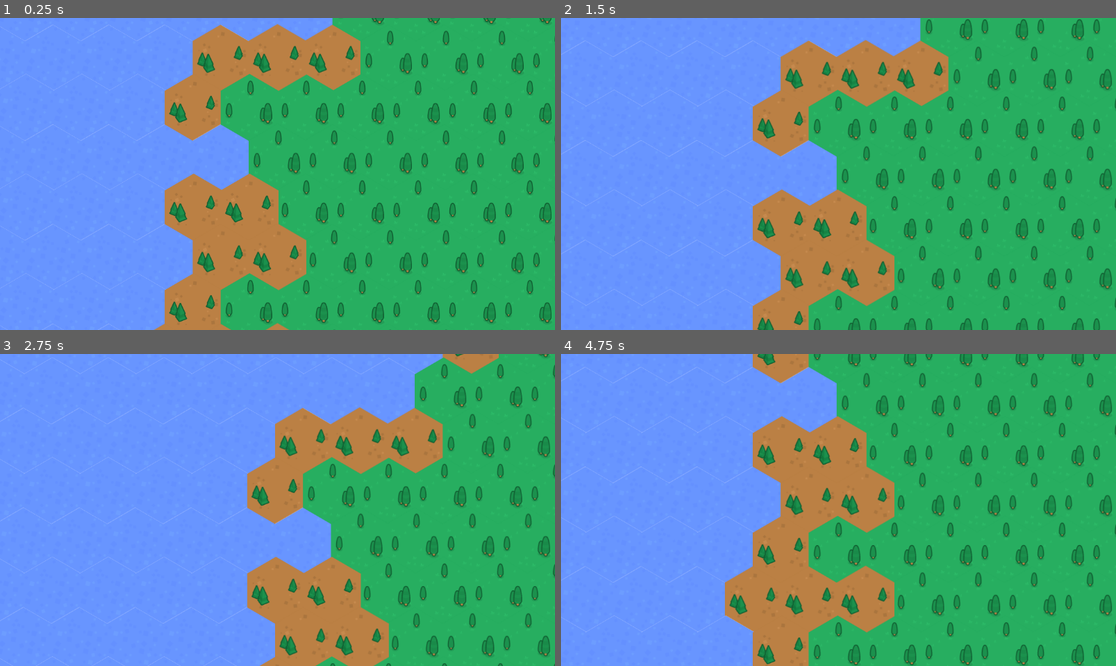
Above: before the commit, frames 1-4 (two rows, left to right).
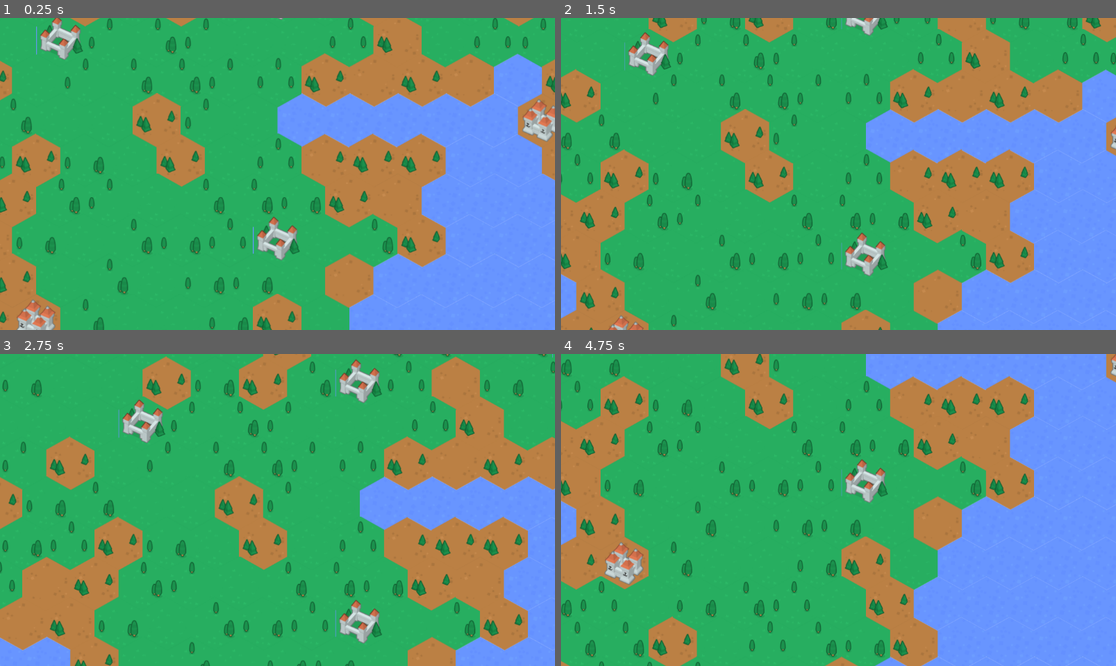
Above: after the commit, the same moments.

Repository: akwasniewski/HexConquest
Game: Godot game, scene res://scenes/game.tscn
Two runs of this game, one before a commit and one after it. Both use one fixed random seed, a clock stepped at 60 frames per second and the inputs below. This scene is started directly instead of the project's main scene.
Inputs (mouse positions are in pixels of both pictures, inside the frame that each line leads up to):
- Up to frame 1 (0.25 s): no input
- Up to frame 2 (1.5 s): tap Enter at 0.5 s; move the mouse to (960, 158) at 0.52 s; hold Right (ui_right) 0.53-1.25 s; click (960, 158) at 0.67 s; drag from (727, 189) to (810, 236) at 1.27 s
- Up to frame 3 (2.75 s): tap Space at 2 s; move the mouse to (333, 441) at 2.02 s; hold Right (ui_right) from 2.03 s (still down)
- Up to frame 4 (4.75 s): release Right (ui_right) at 2.75 s; tap Enter at 2.75 s; drag from (810, 572) to (672, 463) at 2.77 s; tap Space at 3.5 s; move the mouse to (1005, 556) at 3.52 s; hold Left (ui_left) 3.53-4.25 s; drag from (672, 463) to (755, 432) at 4.27 s

The runs differ from the first frame. In frame 1, 88% of the frame differs, in the area x 0-100%, y 0-100%; in frame 2, 88%; in frame 3, 89%; in frame 4, 90%.

Commit message:
update mapy

Diff:
--- a/hexgodot/scenes/game.tscn
+++ b/hexgodot/scenes/game.tscn
@@ -1,7 +1,7 @@
-[gd_scene load_steps=6 format=3 uid="uid://bxwe08iuu1slj"]
+[gd_scene load_steps=8 format=3 uid="uid://bxwe08iuu1slj"]
 
 [ext_resource type="Script" uid="uid://d4afvx70eakcm" path="res://scripts/world_gen.gd" id="1_lnu2h"]
-[ext_resource type="TileSet" uid="uid://c13vjht6g1pei" path="res://data/world_gen.tres" id="2_lbhrr"]
+[ext_resource type="Texture2D" uid="uid://bpu0ujtpaq80h" path="res://assets/tiles/tile_basic.png" id="2_lnu2h"]
 [ext_resource type="Script" uid="uid://bns07cl6vk23t" path="res://scenes/camera_2d.gd" id="3_iywne"]
 
 [sub_resource type="FastNoiseLite" id="FastNoiseLite_syqki"]
@@ -12,13 +12,37 @@
 as_normal_map = true
 noise = SubResource("FastNoiseLite_syqki")
 
+[sub_resource type="TileSetAtlasSource" id="TileSetAtlasSource_lbhrr"]
+texture = ExtResource("2_lnu2h")
+texture_region_size = Vector2i(101, 113)
+0:0/0 = 0
+1:0/0 = 0
+2:0/0 = 0
+3:0/0 = 0
+4:0/0 = 0
+1:1/0 = 0
+0:1/0 = 0
+2:1/0 = 0
+3:1/0 = 0
+4:1/0 = 0
+0:2/0 = 0
+1:2/0 = 0
+2:2/0 = 0
+3:2/0 = 0
+4:2/0 = 0
+
+[sub_resource type="TileSet" id="TileSet_iywne"]
+tile_shape = 3
+tile_size = Vector2i(100, 111)
+sources/0 = SubResource("TileSetAtlasSource_lbhrr")
+
 [node name="world_gen" type="Node2D"]
 script = ExtResource("1_lnu2h")
 noise_height_text = SubResource("NoiseTexture2D_v8aan")
 
 [node name="TileMapLayer" type="TileMapLayer" parent="."]
 position = Vector2(-1, -1)
-tile_set = ExtResource("2_lbhrr")
+tile_set = SubResource("TileSet_iywne")
 
 [node name="Camera2D" type="Camera2D" parent="TileMapLayer"]
 script = ExtResource("3_iywne")
--- a/hexgodot/scripts/world_gen.gd
+++ b/hexgodot/scripts/world_gen.gd
@@ -5,16 +5,26 @@
 @onready var tile_map = $TileMapLayer
 
 var source_id = 0
-var water_atlas = Vector2i(3,0)
-var land_atlas = Vector2i(1,0)
-var dirt_atlas = Vector2i(0,0)
+var water_atlas = Vector2i(1, 2)  # różne kafelki wody
+var land_tiles = [Vector2i(0, 0), Vector2i(1, 0), Vector2i(2, 0), Vector2i(3,0), Vector2i(4,0), Vector2i(0,1), Vector2i(0,2)]  # różne kafelki trawy
+var dirt_tiles = [Vector2i(2, 1), Vector2i(3, 1), Vector2i(4, 1), Vector2i(0,2)]  # różne kafelki ziemi
+var city_tile = Vector2i(2, 2)  # przykładowy kafelek miasta
+var port_tile = Vector2i(4, 2)  # przykładowy kafelek portu
+var placed_cities = []
+var placed_ports = []
+var neighbour_cells_even_columns = [Vector2i(1,0), Vector2i(1,-1), Vector2i(0,-1), Vector2i(-1,0), Vector2i(-1,-1), Vector2i(0,1)]
+var neighbour_cell_odd_columns = [Vector2i(1,1), Vector2i(1,0), Vector2i(0,-1), Vector2i(-1,1), Vector2i(0,1), Vector2i(-1,0)]
+const MIN_DIST_BETWEEN_STRUCTURES = 4
 
 var width : int = 100
 var height : int = 100
 var noise_arr = []
 func _ready():
+	randomize()
 	noise = noise_height_text.noise
+	noise.seed = randi()
 	generate_world()
+	place_structures()
 
 func generate_world():
 	for x in range(-width/2,width/2):
@@ -23,11 +33,63 @@
 			#print(noise_val)
 			noise_arr.append(noise_val)
 			if noise_val > -0.1:
-				tile_map.set_cell(Vector2i(x,y), source_id, land_atlas)
+				var tile = land_tiles[randi()%land_tiles.size()]
+				tile_map.set_cell(Vector2i(x,y), source_id, tile)
 			elif noise_val <= -0.2:
 				tile_map.set_cell(Vector2i(x,y), source_id, water_atlas)
 			elif noise_val <= -0.1:
-				tile_map.set_cell(Vector2i(x,y), source_id, dirt_atlas)
+				var tile = dirt_tiles[randi()%dirt_tiles.size()]
+				tile_map.set_cell(Vector2i(x,y), source_id, tile)
+
+func is_near_structure(pos: Vector2i, structures: Array, min_dist: int) -> bool:
+	for other in structures:
+		if pos.distance_to(other) < min_dist:
+			return true
+	return false
+
+func is_near_water(pos: Vector2i) -> bool:
+	# Sprawdzamy wszystkie sąsiednie kafelki w promieniu 1 wokół
+	var neighbour_cells = neighbour_cells_even_columns
+	if pos.y %2 == 0:
+		neighbour_cells = neighbour_cell_odd_columns
+
+	for neighbour in neighbour_cells:
+		var n = pos + neighbour
+		# Sprawdzamy, czy sąsiedni kafelek jest wodą
+		var tile = tile_map.get_cell_atlas_coords(n)
+		if tile == water_atlas:
+			return true
+	return false
+
+
+
+func place_structures():
+	var cities_to_place = 200
+	var ports_to_place = 125
+
+	while cities_to_place > 0:
+		var x = randi_range(-width/2, width/2)
+		var y = randi_range(-height/2, height/2)
+		var pos = Vector2i(x, y)
+		var tile = tile_map.get_cell_atlas_coords(pos)
+
+		# Miasto na lądzie, nie przy wodzie i nie blisko innych miast
+		if land_tiles.has(tile) and not is_near_water(pos) and not is_near_structure(pos, placed_cities, MIN_DIST_BETWEEN_STRUCTURES):
+			tile_map.set_cell(pos, source_id, city_tile)
+			placed_cities.append(pos)
+			cities_to_place -= 1
+
+	while ports_to_place > 0:
+		var x = randi_range(-width/2, width/2)
+		var y = randi_range(-height/2, height/2)
+		var pos = Vector2i(x, y)
+		var tile = tile_map.get_cell_atlas_coords(pos)
+
+		# Port na lądzie obok wody, nie za blisko innych portów i miast
+		if land_tiles.has(tile) and is_near_water(pos) and not is_near_structure(pos, placed_ports + placed_cities, MIN_DIST_BETWEEN_STRUCTURES):
+			tile_map.set_cell(pos, source_id, port_tile)
+			placed_ports.append(pos)
+			ports_to_place -= 1
 
 
 	print("highest ", noise_arr.max())
Binary file changed: hexgodot/assets/tiles/tile_basic.png
